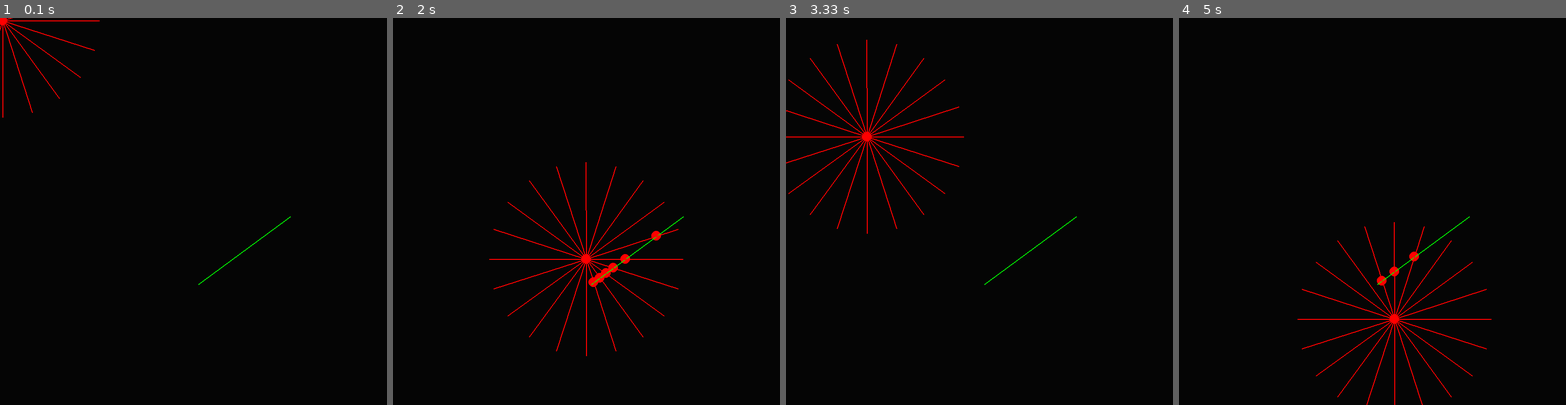
Above: before the commit, frames 1-4 (left to right).
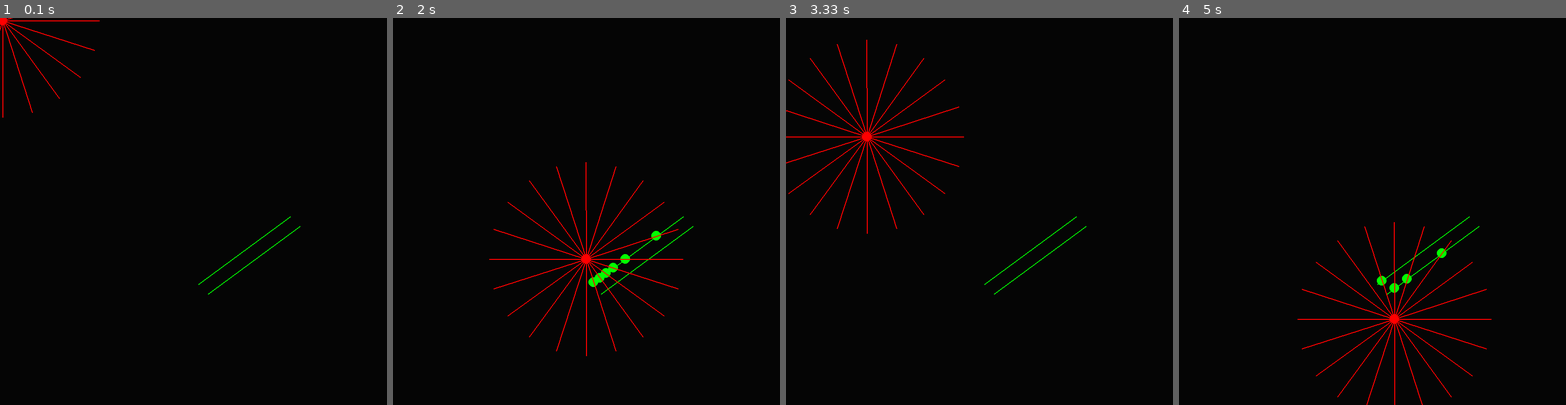
Above: after the commit, the same moments.

Repository: hippyclipper/pygame_graphics
Game: pygame game, started from src/rayCast.py
Same seed, same stepped clock (60 frames per second), same inputs: the game is played once before the commit and once after it.
Inputs (mouse positions are in pixels of both pictures, inside the frame that each line leads up to):
- Up to frame 1 (0.1 s): no input
- Up to frame 2 (2 s): click (586, 211) at 0.38 s; click (625, 296) at 0.72 s; click (729, 346) at 1.05 s; click (493, 134) at 1.38 s; click (586, 257) at 1.72 s
- Up to frame 3 (3.33 s): click (925, 130) at 2.05 s; click (1114, 312) at 2.38 s; click (855, 250) at 2.72 s; click (867, 137) at 3.05 s
- Up to frame 4 (5 s): click (1279, 281) at 3.38 s; click (1511, 300) at 3.72 s; click (1256, 354) at 4.05 s; click (1252, 234) at 4.38 s; click (1395, 319) at 4.72 s

The runs differ from the first frame. In frame 1, less than 0.1% of the frame differs, in the area x 53-78%, y 53-72%; in frame 2, 0.3%; in frame 3, less than 0.1%; in frame 4, 0.3%, in the area x 51-78%, y 53-72%.

Commit message:
working closest wall

Diff:
--- a/src/rayCast.py
+++ b/src/rayCast.py
@@ -59,6 +59,9 @@
         self.y2 = y + (math.sin(rads)*self.scale)
         self.lineWidth = 2
         self.rads = rads
+        self.contacts = []
+        self.contact = None
+
 
     def intersectionPoint(self, wall):
         yd = self.y2-self.y1
@@ -70,8 +73,30 @@
         self.x2 = x + (math.cos(self.rads)*self.scale)
         self.y2 = y + (math.sin(self.rads)*self.scale)
 
+        if len(self.contacts) == 0:
+            self.contact = None
+            return
+
+        dist = pygame.math.Vector2(self.contacts[0][0], self.contacts[0][1]).distance_to((self.x1, self.y1))
+        final = [self.contacts[0][0], self.contacts[0][1]]
+
+        if len(self.contacts) > 1:
+            for Pv in self.contacts[1:]:
+                if pygame.math.Vector2(Pv[0], Pv[1]).distance_to((self.x1, self.y1)) < dist:
+                    dist = pygame.math.Vector2(Pv[0], Pv[1]).distance_to((self.x1, self.y1))
+                    final = Pv
+        self.contact = final
+
+        #self.contacts = [dist[min(dist, key=dist.get)]]
+
+
+
     def draw(self):
+        if not self.contact == None:
+            pygame.draw.circle(screen, GREEN, (self.contact[0], self.contact[1]), 10)
         pygame.draw.line(screen, RED, (self.x1, self.y1), (self.x2, self.y2),self.lineWidth)
+        self.contacts = []
+        self.contact = None
 
 #=============================================================================
 
@@ -126,27 +151,32 @@
 
     Px = x1 + (t * (x2-x1))
     Py = y1 + (t * (y2-y1))
-
-    pygame.draw.circle(screen, RED, (Px, Py), 10)
+    ray.contacts.append([Px,Py])
+    #pygame.draw.circle(screen, BLUE, (Px, Py), 11)
 
 #=============================================================================
 
 player = Player()
 walls = Walls()
 offset =  height//2
+offset1 =  offset + 20
 walls.addWall((10+offset,150+offset),(200+offset, 10+offset))
+walls.addWall((10+offset1,150+offset1),(200+offset1, 10+offset1))
 
 #=============================================================================
 
 while not done:
 
     x, y = pygame.mouse.get_pos()
+
     for event in pygame.event.get():
         if event.type == pygame.QUIT:
             done = True
+
     for wall in walls.walls:
         for ray in player.rays:
-            contact(ray, wall)
+            contact(wall, ray)
+
     walls.draw()
     player.update(x,y)
     player.draw()
